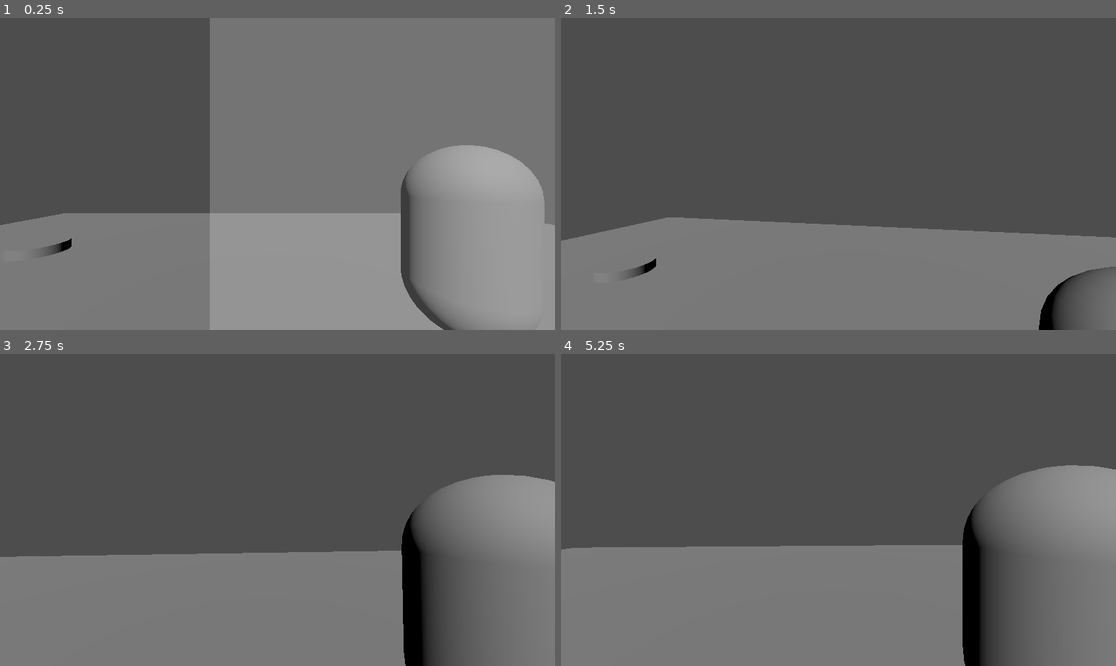
Above: before the commit, frames 1-4 (two rows, left to right).
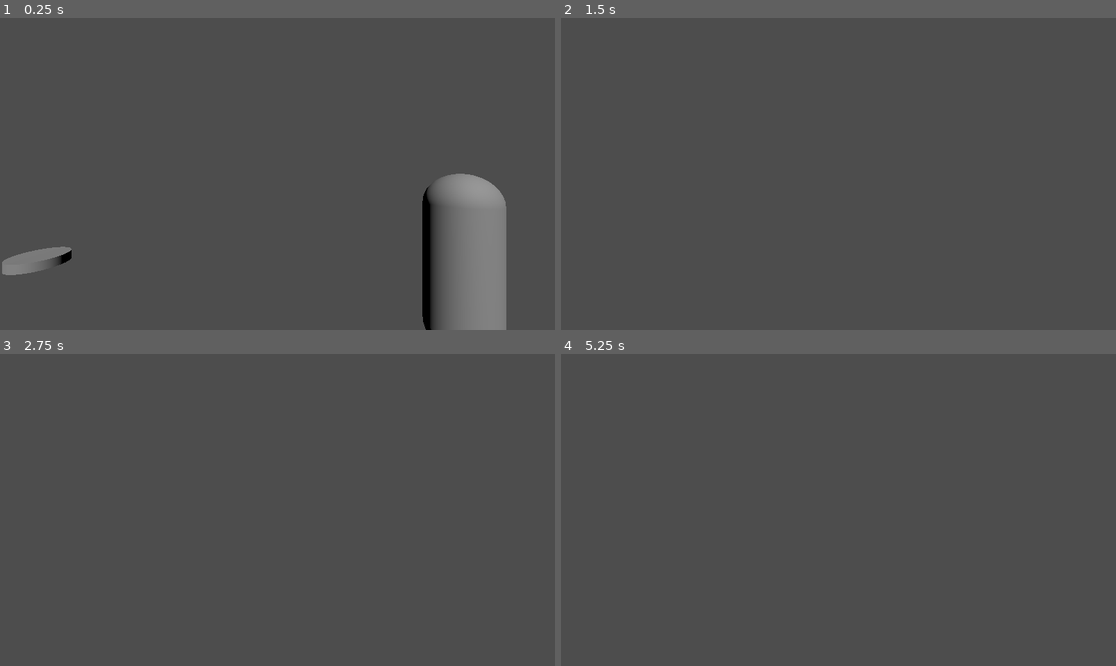
Above: after the commit, the same moments.

Repository: ThreeCoffees/HackYeah2025
Game: Godot game, scene res://test_scenes/leon_test_scene.tscn
Same seed, same stepped clock (60 frames per second), same inputs: the game is played once before the commit and once after it. This scene is started directly instead of the project's main scene.
Inputs (mouse positions are in pixels of both pictures, inside the frame that each line leads up to):
- Up to frame 1 (0.25 s): no input
- Up to frame 2 (1.5 s): move the mouse to (866, 174) at 0.52 s; hold W (move_forward) from 0.53 s (still down); click (866, 174) at 0.6 s; tap Space (jump) at 0.77 s; move the mouse to (810, 174) at 1.27 s; click (810, 174) at 1.35 s
- Up to frame 3 (2.75 s): keep holding W (move_forward); tap Space (jump) at 1.52 s; tap Enter at 2 s; move the mouse to (288, 503) at 2.02 s; click (288, 503) at 2.1 s
- Up to frame 4 (5.25 s): keep holding W (move_forward); tap Space (jump) at 2.75, 3.02, 3.77, 4.52 s; move the mouse to (832, 516) at 2.77 s; click (832, 516) at 2.85 s; move the mouse to (877, 513) at 3.52 s; click (877, 513) at 3.6 s; move the mouse to (794, 506) at 4.27 s; click (794, 506) at 4.35 s; tap Enter at 5 s; move the mouse to (844, 510) at 5.02 s; click (844, 510) at 5.1 s

The runs differ from the first frame. In frame 1, 72% of the frame differs, in the area x 0-100%, y 0-100%; in frame 2, 31%; in frame 3, 38%; in frame 4, 40%.

Commit message:
level_2 added

Diff:
--- a/characters/walking_character.gd
+++ b/characters/walking_character.gd
@@ -2,7 +2,7 @@
 class_name WalkingCharacter
 
 const SPEED = 5.0
-const JUMP_VELOCITY = 4.5
+const JUMP_VELOCITY = 10.0
 
 func _physics_process(delta: float) -> void:
 	# Add the gravity.
--- a/characters/walking_character.tscn
+++ b/characters/walking_character.tscn
@@ -4,9 +4,11 @@
 [ext_resource type="Script" uid="uid://yrrwjkv6vvx4" path="res://characters/walking_character.gd" id="2_pq123"]
 
 [sub_resource type="CapsuleShape3D" id="CapsuleShape3D_8008b"]
+radius = 0.3
 height = 1.8
 
 [sub_resource type="CapsuleMesh" id="CapsuleMesh_rrvj8"]
+radius = 0.3
 height = 1.8
 
 [node name="WalkingCharacter" instance=ExtResource("1_oiig4")]
--- a/characters/walking_character_small.tscn
+++ b/characters/walking_character_small.tscn
@@ -10,13 +10,13 @@
 
 [node name="WalkingCharacterSmall" instance=ExtResource("1_xidai")]
 
-[node name="CollisionShape3D" parent="." index="0"]
+[node name="CameraOffset" parent="." index="0"]
+transform = Transform3D(1, 0, 0, 0, 1, 0, 0, 0, 1, 0, 0, -0.5951905)
+
+[node name="CollisionShape3D" parent="." index="1"]
 transform = Transform3D(1, 0, 0, 0, 1, 0, 0, 0, 1, 0, 0, 0)
 shape = SubResource("CylinderShape3D_xidai")
 
-[node name="MeshInstance3D" parent="." index="1"]
+[node name="MeshInstance3D" parent="." index="2"]
 transform = Transform3D(1, 0, 0, 0, 1, 0, 0, 0, 1, 0, 0, 0)
 mesh = SubResource("CylinderMesh_aqfx2")
-
-[node name="CameraOffset" parent="." index="2"]
-transform = Transform3D(1, 0, 0, 0, 1, 0, 0, 0, 1, 0, 0, -0.5951905)
--- a/levels/level_2.tscn
+++ b/levels/level_2.tscn
@@ -1,3 +1,274 @@
-[gd_scene format=3 uid="uid://ovbbkmc7s564"]
+[gd_scene load_steps=9 format=3 uid="uid://ovbbkmc7s564"]
+
+[ext_resource type="PackedScene" uid="uid://bto115mhdyubd" path="res://characters/flying_character.tscn" id="1_ilhis"]
+[ext_resource type="PackedScene" uid="uid://8w63g3fanpur" path="res://walls/waterfall.tscn" id="3_5722l"]
+[ext_resource type="PackedScene" uid="uid://dy7dd3ej6xisk" path="res://activators/global_state_button.tscn" id="4_ilhis"]
+[ext_resource type="PackedScene" uid="uid://diiwa5d43dean" path="res://characters/walking_character.tscn" id="5_ep78u"]
+[ext_resource type="PackedScene" uid="uid://biv5d65umpjqc" path="res://walls/light_wall.tscn" id="6_ep78u"]
+[ext_resource type="PackedScene" uid="uid://dsbnm1yue8ama" path="res://player/player_camera.tscn" id="6_ilhis"]
+[ext_resource type="PackedScene" uid="uid://dwilk1ike3iry" path="res://characters/walking_character_small.tscn" id="7_ep78u"]
+
+[sub_resource type="StandardMaterial3D" id="StandardMaterial3D_ilhis"]
+transparency = 1
+shading_mode = 0
+albedo_color = Color(1, 1, 1, 0.2509804)
 
 [node name="Level2" type="Node3D"]
+
+[node name="FlyingCharacter" parent="." instance=ExtResource("1_ilhis")]
+transform = Transform3D(1, 0, 0, 0, 1, 0, 0, 0, 1, 0.75, 4, -4)
+
+[node name="TransparentWalls_CSG" type="CSGCombiner3D" parent="."]
+transform = Transform3D(1, 0, 0, 0, 1, 0, 0, 0, 1, 0, 4.75, 7.5)
+material_override = SubResource("StandardMaterial3D_ilhis")
+use_collision = true
+collision_mask = 0
+
+[node name="CSGBox3D7" type="CSGBox3D" parent="TransparentWalls_CSG"]
+transform = Transform3D(-4.371139e-08, -1, 0, 1, -4.371139e-08, 0, 0, 0, 1, -1.75, 2.25, -0.25)
+size = Vector3(3.5, 0.5, 7)
+
+[node name="CSGBox3D6" type="CSGBox3D" parent="TransparentWalls_CSG"]
+transform = Transform3D(1, 0, 0, 0, 1, 0, 0, 0, 1, 0, 0, -1.25)
+size = Vector3(3.5, 0.5, 4.5)
+
+[node name="CSGBox3D8" type="CSGBox3D" parent="TransparentWalls_CSG"]
+transform = Transform3D(-4.371139e-08, -1, 0, 1, -4.371139e-08, 0, 0, 0, 1, 1.75, 2.25, -0.25)
+size = Vector3(3.5, 0.5, 7)
+
+[node name="CSGBox3D10" type="CSGBox3D" parent="TransparentWalls_CSG"]
+transform = Transform3D(1, 0, 0, 0, 1, 0, 0, 0, 1, 0, 5.25, -2.625)
+size = Vector3(3.5, 0.5, 1.75)
+
+[node name="CSGBox3D11" type="CSGBox3D" parent="TransparentWalls_CSG"]
+transform = Transform3D(1, 0, 0, 0, 1, 0, 0, 0, 1, 0.25, 5.25, -6.875)
+size = Vector3(9.5, 0.5, 6.25)
+
+[node name="CSGBox3D12" type="CSGBox3D" parent="TransparentWalls_CSG"]
+transform = Transform3D(1, 0, 0, 0, 1, 0, 0, 0, 1, -5, 7, -7.75)
+size = Vector3(0.5, 3, 5.5)
+
+[node name="CSGBox3D9" type="CSGBox3D" parent="TransparentWalls_CSG"]
+transform = Transform3D(1, 0, 0, 0, 1, 0, 0, 0, 1, -1, 10.75, -3.125)
+size = Vector3(12, 0.5, 18.75)
+
+[node name="CSGBox3D" type="CSGBox3D" parent="TransparentWalls_CSG"]
+transform = Transform3D(1, 0, 0, 0, 1, 0, 0, 0, 1, 0.75, -1.375, -11.5)
+size = Vector3(1, 0.25, 2)
+
+[node name="CSGBox3D29" type="CSGBox3D" parent="TransparentWalls_CSG"]
+process_mode = 3
+transform = Transform3D(1, 0, 0, 0, 1, 0, 0, 0, 1, -6.125, -2.25, -3.75)
+size = Vector3(1.75, 2.5, 0.5)
+
+[node name="CSGBox3D13" type="CSGBox3D" parent="TransparentWalls_CSG"]
+transform = Transform3D(1, 0, 0, 0, 1, 0, 0, 0, 1, -0.125, 7, -10.25)
+size = Vector3(10.25, 3, 0.5)
+
+[node name="StaticWalls_CSG" type="CSGCombiner3D" parent="."]
+use_collision = true
+collision_layer = 3
+collision_mask = 0
+
+[node name="CSGBox3D" type="CSGBox3D" parent="StaticWalls_CSG"]
+transform = Transform3D(1, 0, 0, 0, 1, 0, 0, 0, 1, -1.125, 0.5, -0.5)
+size = Vector3(12.25, 0.5, 9)
+
+[node name="CSGBox3D2" type="CSGBox3D" parent="StaticWalls_CSG"]
+transform = Transform3D(1, 0, 0, 0, -4.371139e-08, -1, 0, 1, -4.371139e-08, 0, 1.75, 4)
+size = Vector3(4, 0.5, 7)
+
+[node name="CSGBox3D3" type="CSGBox3D" parent="StaticWalls_CSG"]
+transform = Transform3D(1, 0, 0, 0, 1, 0, 0, 0, 1, -1, 0.5, 8.875)
+size = Vector3(12, 0.5, 9.75)
+
+[node name="CSGBox3D4" type="CSGBox3D" parent="StaticWalls_CSG"]
+transform = Transform3D(1, 0, 0, 0, -4.371139e-08, -1, 0, 1, -4.371139e-08, -1.75, 1.7499999, 7.5)
+size = Vector3(0.5, 7.5, 7)
+
+[node name="CSGBox3D5" type="CSGBox3D" parent="StaticWalls_CSG"]
+transform = Transform3D(1, 0, 0, 0, -4.371139e-08, -1, 0, 1, -4.371139e-08, 1.75, 1.7499999, 7.5)
+size = Vector3(0.5, 7.5, 7)
+
+[node name="CSGBox3D6" type="CSGBox3D" parent="StaticWalls_CSG"]
+transform = Transform3D(1, 0, 0, 0, -4.371139e-08, -1, 0, 1, -4.371139e-08, 0, 12.25, 4)
+size = Vector3(4, 0.5, 7)
+
+[node name="CSGBox3D7" type="CSGBox3D" parent="StaticWalls_CSG"]
+transform = Transform3D(1, 0, 0, 0, -4.371139e-08, -1, 0, 1, -4.371139e-08, -1.75, 12.25, 7.5)
+size = Vector3(0.5, 7.5, 7)
+
+[node name="CSGBox3D8" type="CSGBox3D" parent="StaticWalls_CSG"]
+transform = Transform3D(1, 0, 0, 0, -4.371139e-08, -1, 0, 1, -4.371139e-08, 1.75, 12.25, 7.5)
+size = Vector3(0.5, 7.5, 7)
+
+[node name="CSGBox3D11" type="CSGBox3D" parent="StaticWalls_CSG"]
+transform = Transform3D(1, 0, 0, 0, 1, 0, 0, 0, 1, 0, 10, 8.5)
+size = Vector3(3.5, 0.5, 5.5)
+
+[node name="CSGBox3D10" type="CSGBox3D" parent="StaticWalls_CSG"]
+transform = Transform3D(1, 0, 0, 0, 1, 0, 0, 0, 1, -0.125, 12.625, 3.75)
+size = Vector3(10.25, 6.25, 0.5)
+
+[node name="CSGBox3D12" type="CSGBox3D" parent="StaticWalls_CSG"]
+transform = Transform3D(1, 0, 0, 0, 1, 0, 0, 0, 1, 4.75, 4.75, 3.75)
+size = Vector3(0.5, 9.5, 0.5)
+
+[node name="CSGBox3D13" type="CSGBox3D" parent="StaticWalls_CSG"]
+transform = Transform3D(1, 0, 0, 0, 1, 0, 0, 0, 1, 3.5, 4.75, 3.75)
+size = Vector3(0.5, 9.5, 0.5)
+
+[node name="CSGBox3D14" type="CSGBox3D" parent="StaticWalls_CSG"]
+transform = Transform3D(1, 0, 0, 0, 1, 0, 0, 0, 1, 2.25, 4.75, 3.75)
+size = Vector3(0.5, 9.5, 0.5)
+
+[node name="CSGBox3D15" type="CSGBox3D" parent="StaticWalls_CSG"]
+transform = Transform3D(1, 0, 0, 0, 1, 0, 0, 0, 1, -2.25, 4.75, 3.75)
+size = Vector3(0.5, 9.5, 0.5)
+
+[node name="CSGBox3D16" type="CSGBox3D" parent="StaticWalls_CSG"]
+transform = Transform3D(1, 0, 0, 0, 1, 0, 0, 0, 1, -3.5, 4.75, 3.75)
+size = Vector3(0.5, 9.5, 0.5)
+
+[node name="CSGBox3D17" type="CSGBox3D" parent="StaticWalls_CSG"]
+transform = Transform3D(1, 0, 0, 0, 1, 0, 0, 0, 1, -4.75, 4.75, 3.75)
+size = Vector3(0.5, 9.5, 0.5)
+
+[node name="CSGBox3D18" type="CSGBox3D" parent="StaticWalls_CSG"]
+transform = Transform3D(1, 0, 0, 0, 1, 0, 0, 0, 1, -0.25, 7.625, 11)
+size = Vector3(3.5, 16.25, 0.5)
+
+[node name="CSGBox3D19" type="CSGBox3D" parent="StaticWalls_CSG"]
+transform = Transform3D(1, 0, 0, 0, 1, 0, 0, 0, 1, -2.5, 3, 12.5)
+size = Vector3(9, 0.5, 2.5)
+
+[node name="CSGBox3D20" type="CSGBox3D" parent="StaticWalls_CSG"]
+transform = Transform3D(-4.371139e-08, 0, -1, 0, 1, 0, 1, 0, -4.371139e-08, 1.75, 8.125, 13.5)
+size = Vector3(0.5, 16.25, 0.5)
+
+[node name="CSGBox3D21" type="CSGBox3D" parent="StaticWalls_CSG"]
+transform = Transform3D(-4.371139e-08, 0, -1, 0, 1, 0, 1, 0, -4.371139e-08, 1.75, 8.125, 12.25)
+size = Vector3(0.5, 16.25, 0.5)
+
+[node name="CSGBox3D22" type="CSGBox3D" parent="StaticWalls_CSG"]
+transform = Transform3D(-4.371139e-08, 0, -1, 0, 1, 0, 1, 0, -4.371139e-08, 1.75, 4.75, 11)
+size = Vector3(0.5, 9.5, 0.5)
+
+[node name="CSGBox3D33" type="CSGBox3D" parent="StaticWalls_CSG"]
+transform = Transform3D(1, 0, 0, 0, 1, 0, 0, 0, 1, -4.875, 5, 0.5)
+size = Vector3(0.75, 10.5, 7)
+
+[node name="CSGBox3D23" type="CSGBox3D" parent="StaticWalls_CSG"]
+transform = Transform3D(1, 0, 0, 0, 0.96814764, -0.25038, 0, 0.25038, 0.96814764, -6.125, 4.865026, 4.126593)
+size = Vector3(1.75, 0.5, 14.893951)
+
+[node name="CSGBox3D24" type="CSGBox3D" parent="StaticWalls_CSG"]
+transform = Transform3D(1, 0, 0, 0, 1, 0, 0, 0, 1, -1, 6.75, -4.25)
+size = Vector3(12, 0.5, 2.5)
+
+[node name="CSGBox3D34" type="CSGBox3D" parent="StaticWalls_CSG"]
+transform = Transform3D(1, 0, 0, 0, 1, 0, 0, 0, 1, 5.25, 7.75, 4.125)
+size = Vector3(0.5, 16, 19.25)
+
+[node name="CSGBox3D35" type="CSGBox3D" parent="StaticWalls_CSG"]
+transform = Transform3D(-4.371139e-08, 0, -1, 0, 1, 0, 1, 0, -4.371139e-08, 0.25, 6.125, -2.75)
+size = Vector3(0.5, 8.25, 9.5)
+
+[node name="CSGBox3D36" type="CSGBox3D" parent="StaticWalls_CSG"]
+transform = Transform3D(-4.371139e-08, 0, -1, 0, 1, 0, 1, 0, -4.371139e-08, -0.75, 7.75, -5.25)
+size = Vector3(0.5, 16, 12.5)
+
+[node name="CSGBox3D37" type="CSGBox3D" parent="StaticWalls_CSG"]
+transform = Transform3D(-4.371139e-08, 0, -1, 0, 1, 0, 1, 0, -4.371139e-08, -7.2500005, 7.75, 4.3749995)
+size = Vector3(19.75, 16, 0.5)
+
+[node name="CSGBox3D38" type="CSGBox3D" parent="StaticWalls_CSG"]
+transform = Transform3D(-4.371139e-08, 0, -1, 0, 1, 0, 1, 0, -4.371139e-08, -0.75, 7.75, 14)
+size = Vector3(0.5, 16, 12.5)
+
+[node name="CSGBox3D25" type="CSGBox3D" parent="StaticWalls_CSG"]
+transform = Transform3D(1, 0, 0, 0, 1, 0, 0, 0, 1, -1.75, 7, -3.5)
+size = Vector3(1, 0.5, 1)
+
+[node name="CSGBox3D26" type="CSGBox3D" parent="StaticWalls_CSG"]
+transform = Transform3D(1, 0, 0, 0, 1, 0, 0, 0, 1, 0.25, 8, -3.5)
+size = Vector3(1, 0.5, 1)
+
+[node name="CSGBox3D27" type="CSGBox3D" parent="StaticWalls_CSG"]
+transform = Transform3D(1, 0, 0, 0, 1, 0, 0, 0, 1, 2.5, 9, -3.5)
+size = Vector3(1, 0.5, 1)
+
+[node name="CSGBox3D28" type="CSGBox3D" parent="StaticWalls_CSG"]
+transform = Transform3D(1, 0, 0, 0, 1, 0, 0, 0, 1, 4.5, 10, -3.5)
+size = Vector3(1, 0.5, 1)
+
+[node name="CSGBox3D29" type="CSGBox3D" parent="StaticWalls_CSG"]
+transform = Transform3D(1, 0, 0, 0, 1, 0, 0, 0, 1, -6.125, 4.375, 3.625)
+size = Vector3(1.75, 1.25, 0.75)
+
+[node name="CSGBox3D39" type="CSGBox3D" parent="StaticWalls_CSG"]
+transform = Transform3D(1, 0, 0, 0, 1, 0, 0, 0, 1, -4.875, 14.25, 3)
+size = Vector3(0.75, 10.5, 1)
+
+[node name="CSGBox3D40" type="CSGBox3D" parent="StaticWalls_CSG"]
+transform = Transform3D(1, 0, 0, 0, 1, 0, 0, 0, 1, -4.875, 14.5, -0.75)
+size = Vector3(0.75, 2.5, 8.5)
+
+[node name="CSGBox3D41" type="CSGBox3D" parent="StaticWalls_CSG"]
+transform = Transform3D(1, 0, 0, 0, 1, 0, 0, 0, 1, 0, 14.5, -2.875)
+size = Vector3(10, 2.5, 0.75)
+
+[node name="WalkingCharacterSmall2" parent="." instance=ExtResource("7_ep78u")]
+transform = Transform3D(1, 0, 0, 0, 1, 0, 0, 0, 1, 0.75, 10.75, -1)
+
+[node name="WalkingCharacter" parent="." instance=ExtResource("5_ep78u")]
+transform = Transform3D(-1, 0, 8.742278e-08, 0, 1, 0, -8.742278e-08, 0, -1, 0, 0.75, 0)
+
+[node name="PlayerCamera" parent="WalkingCharacter" instance=ExtResource("6_ilhis")]
+transform = Transform3D(1, 0, 0, 0, 1, 0, 0, 0, 1, 0, 1.5, -0.44644368)
+
+[node name="Waterfall2" parent="." instance=ExtResource("3_5722l")]
+transform = Transform3D(3.1499999, 0, 0, 0, 0.19999999, 0, 0, 0, 0.6, 0.25, 0.75, -2.75)
+
+[node name="DirectionalLight3D" type="DirectionalLight3D" parent="."]
+transform = Transform3D(-0.25881886, 0.6830129, -0.6830126, -1.4393432e-08, 0.70710665, 0.70710695, 0.9659259, 0.18301263, -0.18301252, 0, 0, 0)
+
+[node name="GlobalStateButton" parent="." instance=ExtResource("4_ilhis")]
+transform = Transform3D(-4.371139e-08, 0, -1, 0, 1, 0, 1, 0, -4.371139e-08, 0, 0.75, 2.5)
+
+[node name="Waterfall" parent="." instance=ExtResource("3_5722l")]
+transform = Transform3D(1, 0, 0, 0, 1, 0, 0, 0, 1, 0, 0, 5)
+
+[node name="WalkingCharacter2" parent="." instance=ExtResource("5_ep78u")]
+transform = Transform3D(1.1920929e-07, 0, -1, 0, 1, 0, 1, 0, 1.1920929e-07, 0.75, 3.25, 12.75)
+
+[node name="LightWall" parent="." instance=ExtResource("6_ep78u")]
+transform = Transform3D(1, 0, 0, 0, 1, 0, 0, 0, 1, -6, 0.75, 3.5)
+
+[node name="GlobalStateButton2" parent="." instance=ExtResource("4_ilhis")]
+transform = Transform3D(-4.371139e-08, 0, -1, 0, 1, 0, 1, 0, -4.371139e-08, 0.75, 10.25, 1.75)
+
+[node name="GlobalStateButton3" parent="." instance=ExtResource("4_ilhis")]
+transform = Transform3D(-4.371139e-08, 0, -1, 0, 1, 0, 1, 0, -4.371139e-08, -0.75, 10.25, 1.75)
+property = "sun"
+
+[node name="WalkingCharacterSmall" parent="." instance=ExtResource("7_ep78u")]
+transform = Transform3D(-1, 0, -8.742278e-08, 0, 1, 0, 8.742278e-08, 0, -1, -6, 1, 1.75)
+
+[node name="LightWall2" parent="." instance=ExtResource("6_ep78u")]
+transform = Transform3D(1, 0, 0, 0, 1, 0, 0, 0, 1, 3.75, 10.25, -2.75)
+
+[node name="LightWall3" parent="." instance=ExtResource("6_ep78u")]
+transform = Transform3D(1, 0, 0, 0, 1, 0, 0, 0, 1, 1.25, 10.25, -2.75)
+
+[node name="LightWall4" parent="." instance=ExtResource("6_ep78u")]
+transform = Transform3D(1, 0, 0, 0, 1, 0, 0, 0, 1, -1.25, 10.25, -2.75)
+
+[node name="LightWall5" parent="." instance=ExtResource("6_ep78u")]
+transform = Transform3D(1, 0, 0, 0, 1, 0, 0, 0, 1, -3.75, 10.25, -2.75)
+
+[node name="LightWall6" parent="." instance=ExtResource("6_ep78u")]
+transform = Transform3D(-4.371139e-08, 0, 1, 0, 1, 0, -1, 0, -4.371139e-08, -5, 10.25, -1.25)
+
+[node name="LightWall7" parent="." instance=ExtResource("6_ep78u")]
+transform = Transform3D(-4.371139e-08, 0, 1, 0, 1, 0, -1, 0, -4.371139e-08, -5, 10.25, 1.25)
--- a/project.godot
+++ b/project.godot
@@ -76,3 +76,7 @@
 3d_physics/layer_1="BlockingMovement"
 3d_physics/layer_2="BlockingInterations"
 3d_physics/layer_3="Interactible"
+
+[physics]
+
+3d/default_gravity=30.0
--- a/singletons/global_state_manager.gd
+++ b/singletons/global_state_manager.gd
@@ -1,6 +1,6 @@
 extends Node
 
-var current = "rain"
+var current = "sun"
 
 signal rain_started;
 signal rain_stopped;
--- a/walls/static_wall.tscn
+++ b/walls/static_wall.tscn
@@ -1,10 +1,8 @@
 [gd_scene load_steps=3 format=3 uid="uid://dsqmdc5xdd8ke"]
 
 [sub_resource type="BoxMesh" id="BoxMesh_nl7uf"]
-size = Vector3(20, 1, 20)
 
 [sub_resource type="BoxShape3D" id="BoxShape3D_rw8bm"]
-size = Vector3(20, 1, 20)
 
 [node name="StaticWall" type="StaticBody3D"]
 collision_layer = 3
--- a/walls/transparent_wall.tscn
+++ b/walls/transparent_wall.tscn
@@ -1,10 +1,8 @@
 [gd_scene load_steps=4 format=3 uid="uid://ba3neuqi16s8s"]
 
 [sub_resource type="BoxShape3D" id="BoxShape3D_rw8bm"]
-size = Vector3(20, 1, 20)
 
 [sub_resource type="BoxMesh" id="BoxMesh_txxle"]
-size = Vector3(20, 1, 20)
 
 [sub_resource type="StandardMaterial3D" id="StandardMaterial3D_txxle"]
 transparency = 1
@@ -19,7 +17,6 @@
 shape = SubResource("BoxShape3D_rw8bm")
 
 [node name="MeshInstance3D5" type="MeshInstance3D" parent="."]
-transform = Transform3D(1, 0, 0, 0, 1, 0, 0, 0, 1, 0.11532402, -0.021795273, -0.037878036)
 mesh = SubResource("BoxMesh_txxle")
 skeleton = NodePath("../..")
 surface_material_override/0 = SubResource("StandardMaterial3D_txxle")
